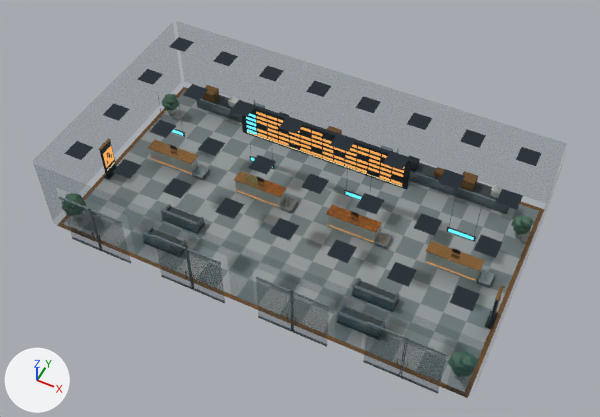
A saved change to the glTF model ui/3d/system-world/v3/lobby-missions.lod0.glb.
Camera for both pictures: a 50 mm lens placed at (14.1, -27.5, 37.3), pointed at (0.3, 0.1, 2.7). Lighting does not change. The marker at lower left points along +X, +Y and +Z. The picture after the commit comes second. Where no turn or scale is listed for an object, it has been applied to the vertices. Vertices at exactly the same position are counted once.

Before the edit, the objects in view are built like this:
```python
me_mesh_8 = bpy.data.meshes.new('Mesh_8')
me_mesh_8.from_pydata(...)  # 3890 vertices, 6464 faces; spans x 0.0..25.1, y -14.1..0.0, z 0.9..6.1
me_mesh_8.materials.append(mat_city_bronze)
me_mesh_8.materials.append(mat_city_kerb)
me_mesh_8.materials.append(mat_city_stone)
me_mesh_8.materials.append(mat_city_ivory)
me_mesh_8.materials.append(mat_city_graphite)
me_mesh_8.materials.append(mat_city_pane)
me_mesh_8.materials.append(mat_city_titanium)
me_mesh_8.materials.append(mat_city_warm)
me_mesh_8.materials.append(mat_city_cyan)
me_mesh_8.materials.append(mat_city_ceramic)
me_mesh_8.materials.append(mat_city_road)
me_mesh_8.materials.append(mat_city_leaf)
ob_mesh_8 = bpy.data.objects.new('Mesh_8', me_mesh_8)
ob_mesh_8.location = (-12.55, 8.05, 0.0)
```
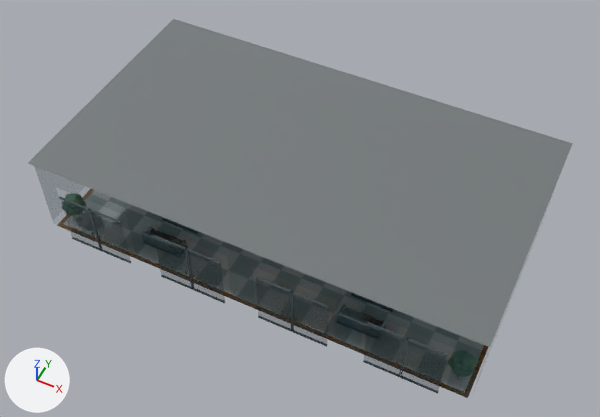
Where the newer file only moved an object's origin or applied its transform, the numbers keep the older frame.

What differs and where, as boxes [x1, y1, x2, y2] in the pictures (600 x 417 px; the box of a moved part takes in the faces that stretch with it):
'Mesh_8', reshaped
    before: [57, 37, 545, 398]
    after: [28, 19, 573, 398]
part 1 of me_mesh_8, moved or reshaped (mostly hidden afterwards)
    before: [102, 89, 526, 325]
    after: [148, 228, 384, 334]
part 2 of me_mesh_8, added
    after: [28, 19, 573, 347]
part 3 of me_mesh_8, recoloured
    before: [157, 92, 482, 236]

The change in detail:
me_mesh_8 is used by ob_mesh_8; location (-12.55, 8.05, 0.0).
me_mesh_8 had 3890 vertices, 6464 faces and spanned x 0.0..25.1, y -14.1..0.0, z 0.9..6.1.
me_mesh_8 now has 3894 vertices, 6466 faces and spans x -0.1..25.2, y -14.2..0.1, z 0.9..6.1.
me_mesh_8 part 1: 58 vertices moved within x 0.5..24.6, y -13.1..-2.5, z 0.9..5.4; 77 vertices removed from x 0.5..24.6, y -13.1..-1.4, z 0.9..6.1; 77 vertices added at x 0.5..24.6, y -13.0..-1.5, z 0.9..6.1.
me_mesh_8 part 2: 4 vertices added at x -0.1..25.2, y -14.2..0.1, z 6.1.
me_mesh_8 part 3: 139 kept faces spanning x 0.0..25.1, y -14.1..0.0, z 1.2..6.1 get new vertex colours.
